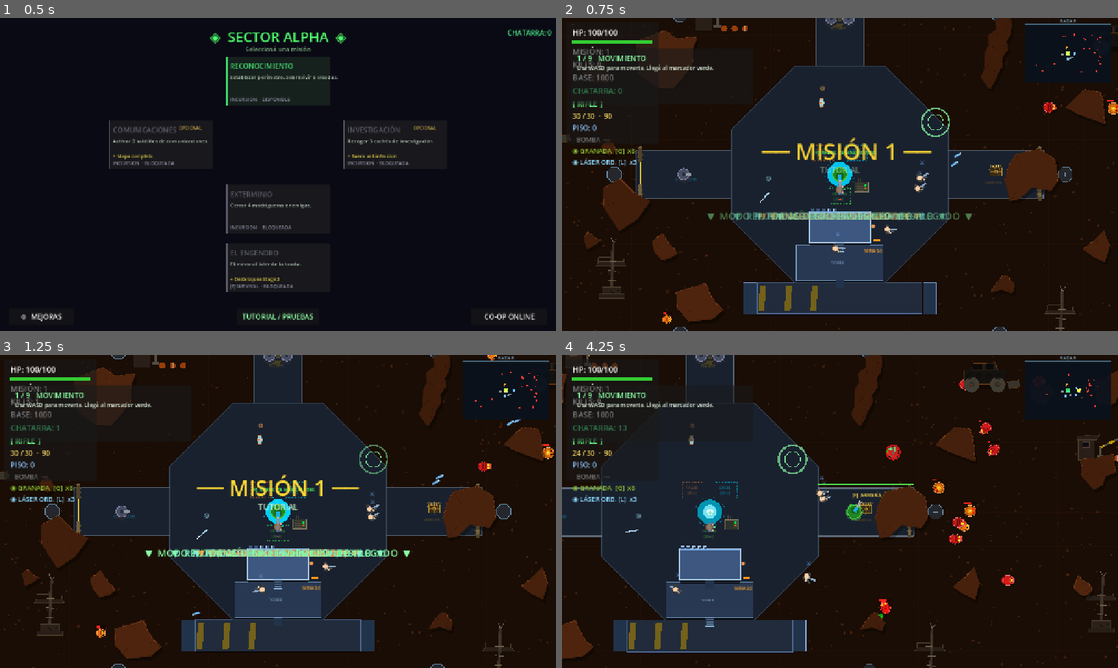
Above: before the commit, frames 1-4 (two rows, left to right).
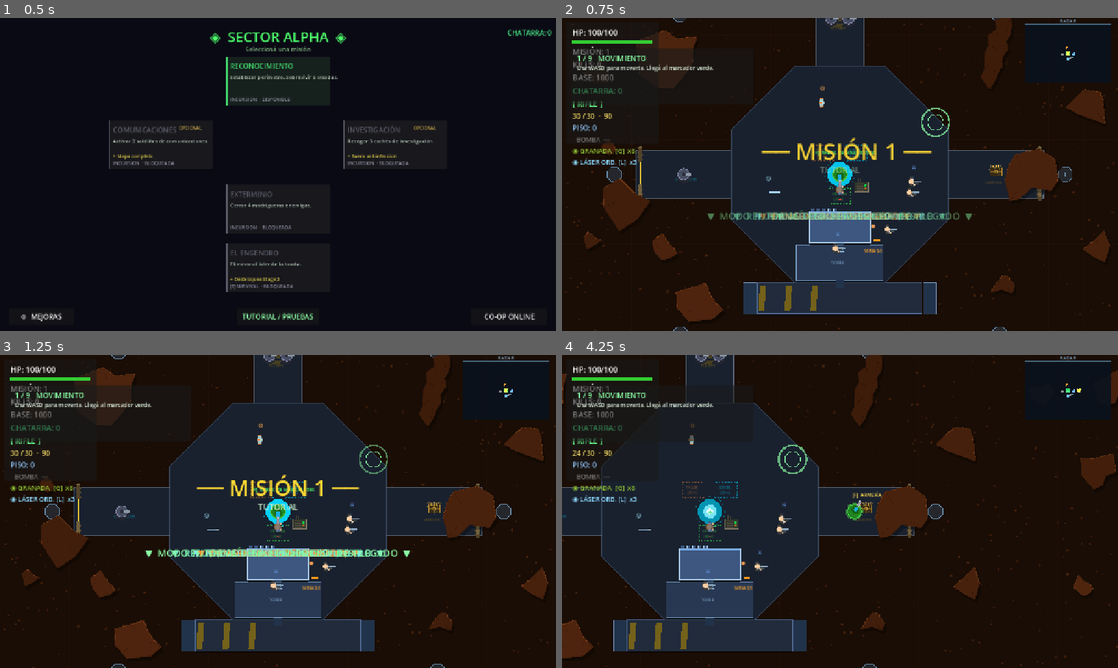
Above: after the commit, the same moments.

Repository: enriquecordero/last-colony
Game: Godot game, scene res://scenes/stage_select.tscn
Two runs of this game, one before a commit and one after it. Both use one fixed random seed, a clock stepped at 60 frames per second and the inputs below.
Inputs (mouse positions are in pixels of both pictures, inside the frame that each line leads up to):
- Up to frame 1 (0.5 s): no input
- Up to frame 2 (0.75 s): click "TUTORIAL / PRUEBAS" at 0.5 s
- Up to frame 3 (1.25 s): no input
- Up to frame 4 (4.25 s): tap Enter at 1.25, 3.6 s; move the mouse to (962, 495) at 1.27 s; hold Right (ui_right) 1.28-2 s; hold F 1.28-2 s; click (962, 495) at 1.42 s; tap Space at 1.52 s; drag from (728, 527) to (567, 633) at 2.02 s; click "CERRAR" at 2.75 s; move the mouse to (895, 442) at 3.52 s; hold Right (ui_right) from 3.53 s (still down)

Frame 1 is identical in both runs. In frame 2, 0.8% of the frame differs, in the area x 0-100%, y 0-100%; in frame 3, 0.9%; in frame 4, 3.0%.

Commit message:
Fix tutorial: clicks (grenade/stratagem/laser/orders) didn't fire
_mission_active was being forced false in tutorial mode to suppress
the wave system, but the click-target handlers in _input() gate on
the same flag — so once you typed TAB ↑↑↓↓ the announcement said
'click para marcar' but the click was a no-op.

Fix: keep _mission_active true throughout the tutorial. Suppress
unwanted side-effects instead at their source:
- _start_mission: tutorial branch returns before calling _spawn_wave
  (without setting _mission_active=false)
- _tick_wave_events: skip when in tutorial
- _setup_mission_runtime: skip pre-populate + mission objects when
  in tutorial (otherwise 22 stage1_recon larvae spawned at start)

Co-Authored-By: Claude Sonnet 4.6 <noreply@anthropic.com>

Diff:
--- a/scripts/main.gd
+++ b/scripts/main.gd
@@ -207,7 +207,9 @@
 	# Force-end build phase so the player isn't stuck waiting 14s
 	if _build_phase:
 		_end_build_phase()
-	_mission_active = false
+	# Keep _mission_active true (set by _start_mission); click handlers for
+	# grenades / stratagems / laser / orders depend on it. Wave spawn is
+	# suppressed by the tutorial branch inside _start_mission.
 	# Step-by-step runner replaces the wave loop
 	_tutorial_runner = TutorialRunner.new()
 	_tutorial_runner.finished.connect(func() -> void:
@@ -682,6 +684,11 @@
 	if StageManager.is_reward_unlocked("antiserum") and is_instance_valid(_player):
 		_player.serum = true
 
+	# Tutorial mode: skip pre-populate + mission objectives. The tutorial
+	# runner spawns its own scenarios.
+	if StageManager.is_tutorial:
+		return
+
 	_spawn_pre_populate(mission.pre_populate_enemies)
 	_spawn_mission_objects(mission)
 	_spawn_ruins_decor()
@@ -1234,7 +1241,7 @@
 # ── Mid-wave events ──────────────────────────────────────────────────────────
 
 func _tick_wave_events(delta: float) -> void:
-	if not _mission_active or _build_phase or _game_over:
+	if not _mission_active or _build_phase or _game_over or StageManager.is_tutorial:
 		return
 	_wave_events = _wave_events.filter(func(e): return is_instance_valid(e))
 	if _wave_events.size() >= 2:
@@ -2180,9 +2187,10 @@
 	SoundManager.play_wave()
 	shake(4.0)
 	if StageManager.is_tutorial:
-		# Tutorial drives its own spawns; suppress wave loop
+		# Tutorial drives its own spawns; suppress wave loop but keep
+		# _mission_active true so click handlers (grenade / stratagem /
+		# laser / orders) keep responding.
 		_hud.announce_wave(_wave, "TUTORIAL")
-		_mission_active = false
 		return
 	if _is_beacon_mission():
 		_hud.announce_wave(_wave, "ACTIVA AMBOS SATÉLITES")
